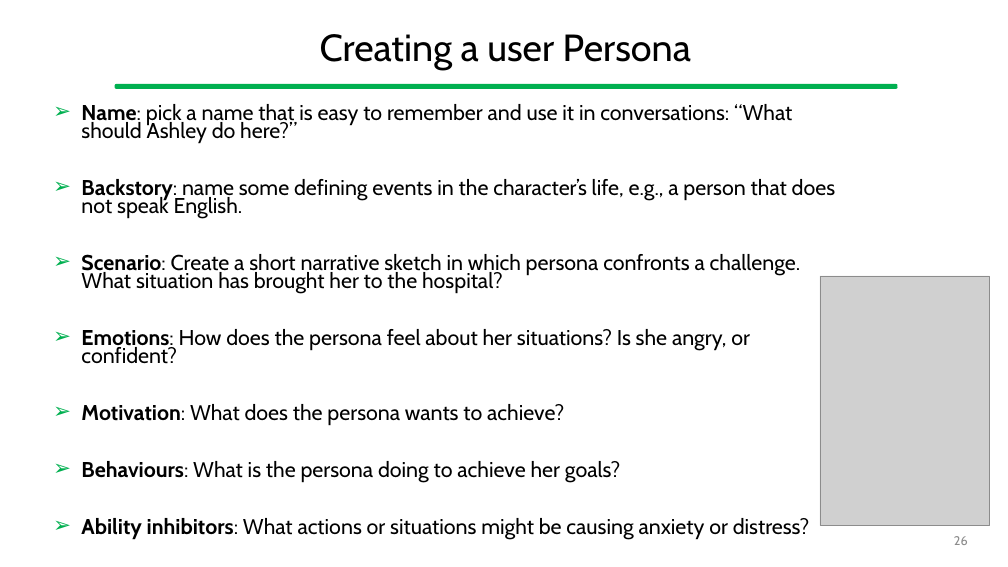
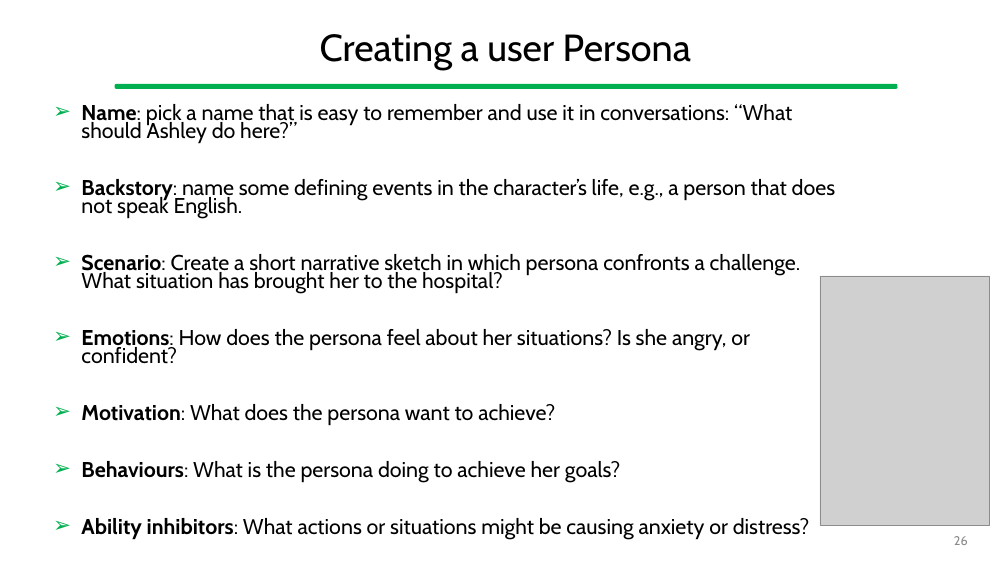
Before and after one commit to gcappon/bwthw, a slide deck: slide 26 of theory_10-health_design_thinking/theory_10-health_design_thinking.pptx. Drawn at 1008x567 pixels with LibreOffice and Linux fonts; fonts in the diff are those of the drawing; grey boxes stand for pictures. Boxes give left, top, right and bottom in pixels: in the first picture for what was removed or moved away, otherwise in the second. Text is boxed around its words. In the diff, an @@ line names an element or a change of style, - is before the commit and + after.

```diff
--- a/theory_10-health_design_thinking/theory_10-health_design_thinking.pptx
+++ b/theory_10-health_design_thinking/theory_10-health_design_thinking.pptx
@@ text at <box>81,404,555,426</box>: text changed @@
-➢ Motivation: What does the persona wants to achieve?
+➢ Motivation: What does the persona want to achieve?
```
Also in this commit, not shown: 1 other slide changed, 1 other file.
